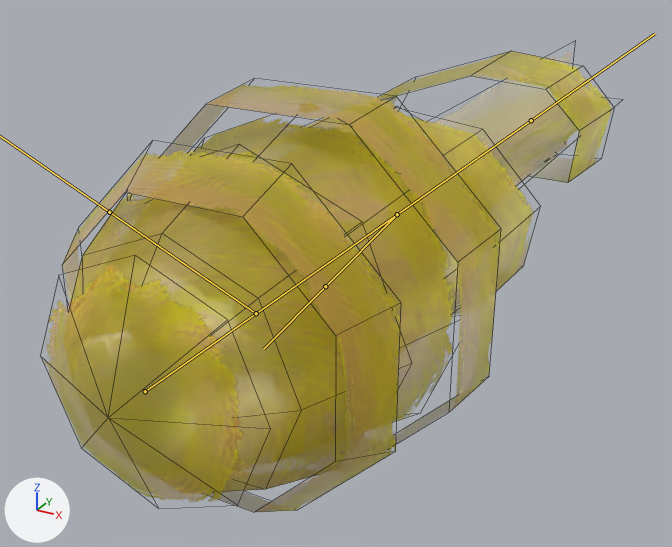
A saved change to the FBX model Assets/Models/Effects/FireballProjectile.fbx.
Before and after are seen from a camera (50 mm lens) standing at (2.15, -2.54, 1.87) and looking at (-0.54, 2.35, -0.58). The lights are fixed; the arrows at lower left show +X, +Y and +Z. Both versions are drawn at frame 9 of the action 'Armature|Fireball'; the numbers are the values there. The bones that bend it are drawn over the model as lines. Mesh edges are drawn as thin lines.

In view in the first picture: 'Fireball'.
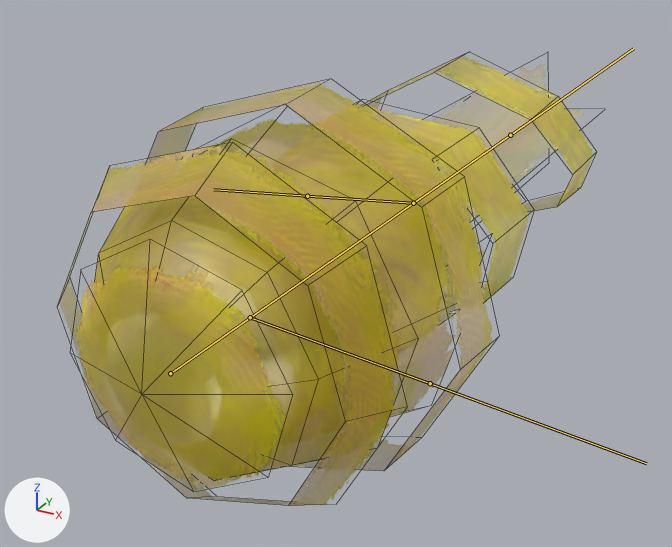
Commit message: Fireball update

Where the change shows, as pixel boxes (x1, y1, x2, y2) in the pictures (672 x 547 px):
'Fireball', posed (6% narrower): before (42, 51, 612, 512); after (59, 56, 594, 506)
bone 'Main', root to tip: before (145, 391) to (531, 120); after (170, 373) to (510, 135)
bone 'Rings', root to tip: before (256, 313) to (109, 212); after (250, 317) to (430, 383)
bone 'Tail', root to tip: before (397, 214) to (325, 286); after (413, 203) to (307, 196)

Diff of the bpy script that builds the scene:
```diff
--- a/Assets/Models/Effects/FireballProjectile.fbx.py
+++ b/Assets/Models/Effects/FireballProjectile.fbx.py
@@ bone_main @@
 bone_main = bpy.data.objects['Armature'].pose.bones['Main']
-bone_main.location = (0.0, -0.16, 0.0)
-bone_main.rotation_quaternion = (1.0, 0.0, 0.0, 0.0)  # degrees (0, 0, 0)
-bone_main.scale = (1.0, 1.34, 1.0)
+bone_main.location = (0.0, 0.0, 0.0)
+bone_main.rotation_quaternion = (0.669, 0.0, -0.743, 0.0)  # degrees (0, -96, 0)
+bone_main.scale = (1.0, 1.15, 1.0)
@@ bone_rings @@
 bone_rings = bpy.data.objects['Armature'].pose.bones['Rings']
-bone_rings.location = (0.0, 0.0, -0.05)
-bone_rings.rotation_quaternion = (0.833, 0.0, 0.0, 0.554)  # degrees (0, 0, 67)
-bone_rings.scale = (1.04, 1.04, 1.15)
+bone_rings.location = (0.0, 0.0, 0.0)
+bone_rings.rotation_quaternion = (0.669, 0.0, 0.0, -0.743)  # degrees (0, 0, -96)
+bone_rings.scale = (1.04, 1.04, 1.06)
@@ bone_tail @@
 bone_tail = bpy.data.objects['Armature'].pose.bones['Tail']
-bone_tail.location = (0.0, 0.0, -0.21)
-bone_tail.rotation_quaternion = (0.345, 0.0, 0.0, 0.939)  # degrees (0, 0, 140)
-bone_tail.scale = (1.0, 1.0, 1.7)
+bone_tail.location = (0.0, 0.0, -0.44)
+bone_tail.rotation_quaternion = (0.669, 0.0, 0.0, 0.743)  # degrees (0, 0, 96)
+bone_tail.scale = (1.0, 1.0, 1.16)
```
